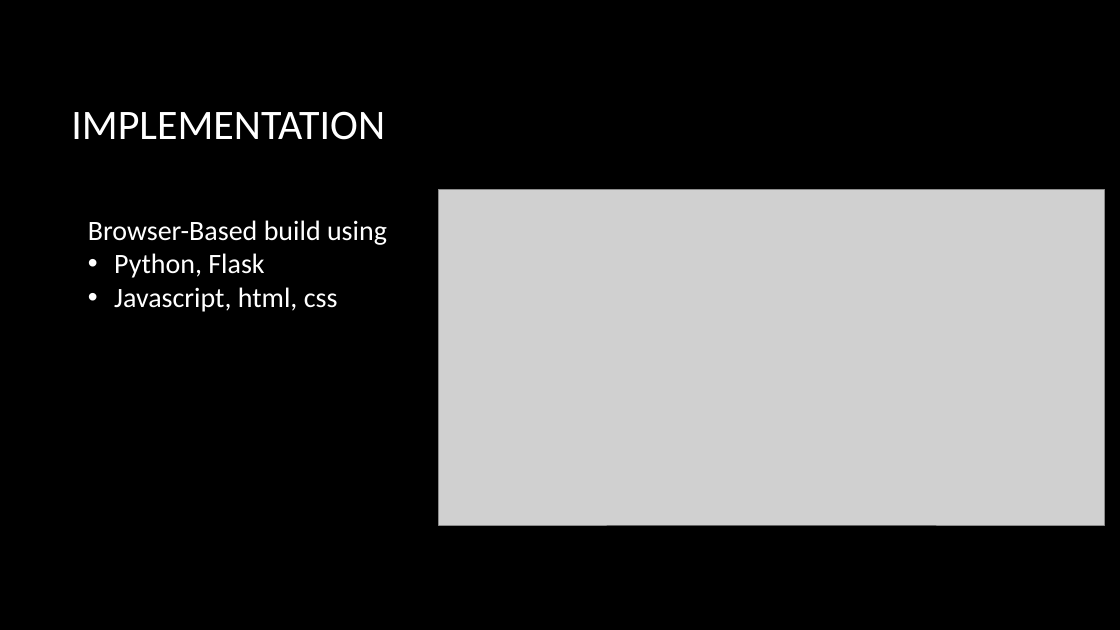
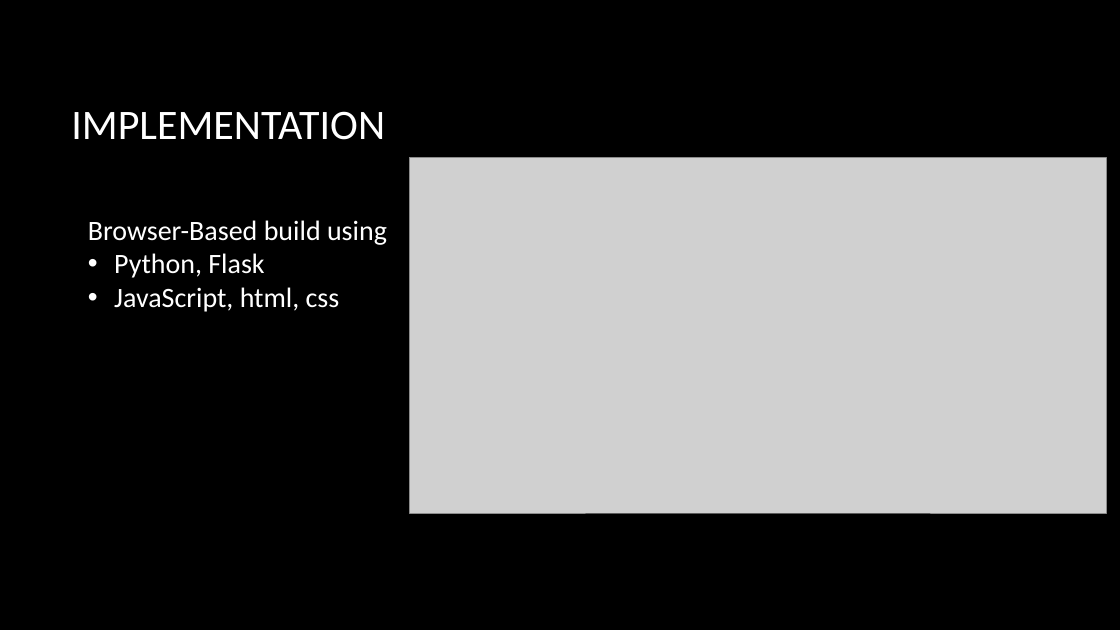
Before and after one commit to JashPandoo/Phish-Hunter, a slide deck: slide 6 of demo/Phish Hunter.pptx. Drawn at 1120x630 pixels with LibreOffice and Linux fonts; fonts in the diff are those of the drawing; grey boxes stand for pictures; background and template pictures are left out. Boxes give left, top, right and bottom in pixels: in the first picture for what was removed or moved away, otherwise in the second. Text is boxed around its words. In the diff, an @@ line names an element or a change of style, - is before the commit and + after.

```diff
--- a/demo/Phish Hunter.pptx
+++ b/demo/Phish Hunter.pptx
@@ picture: place and size @@
-picture at [439,190,1105,525]
+picture at [410,158,1107,513]
@@ text at [114,287,340,312]: text changed @@
-• Javascript, html, css
+• JavaScript, html, css
```
Also in this commit, not shown: 2 other files.
